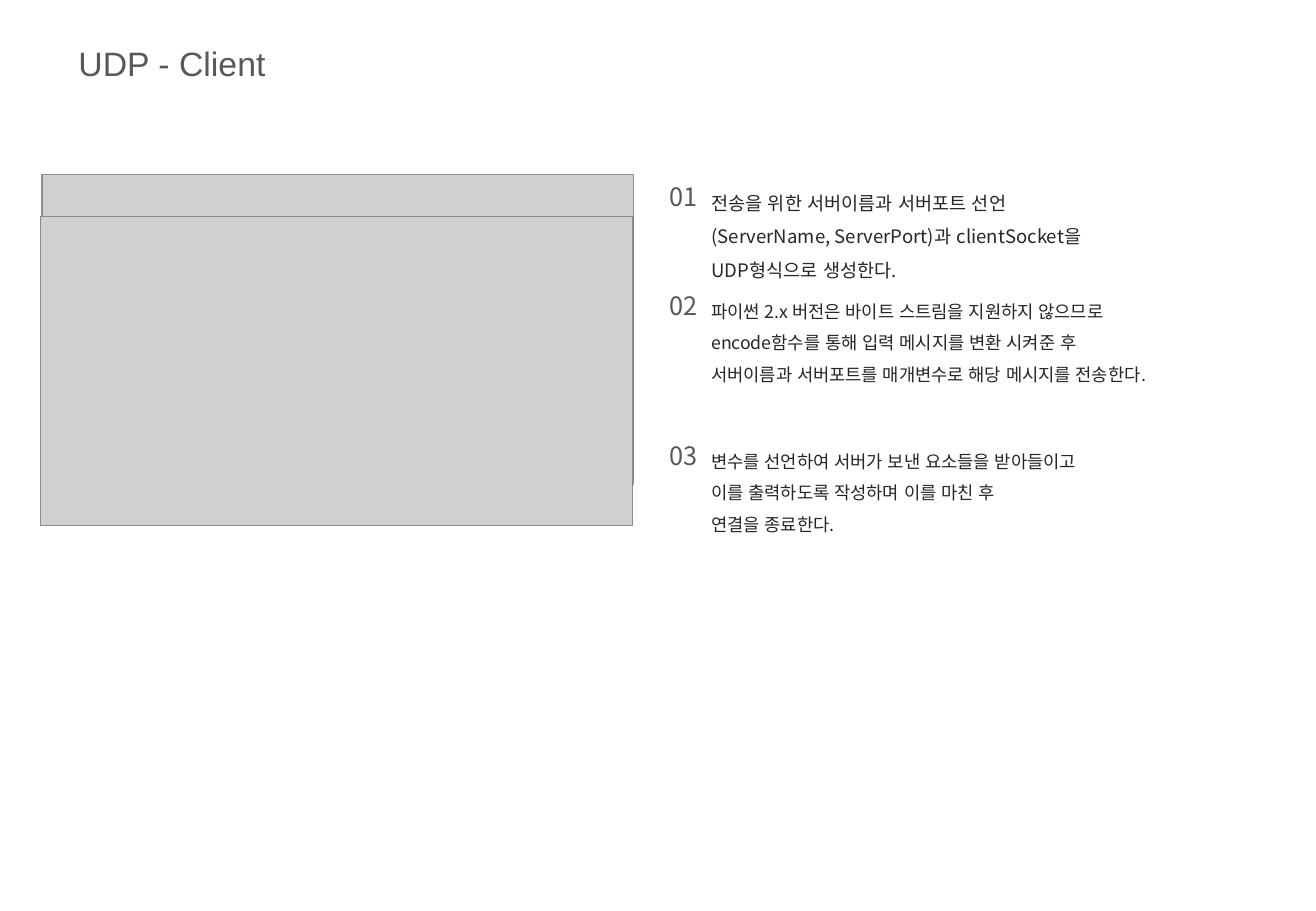
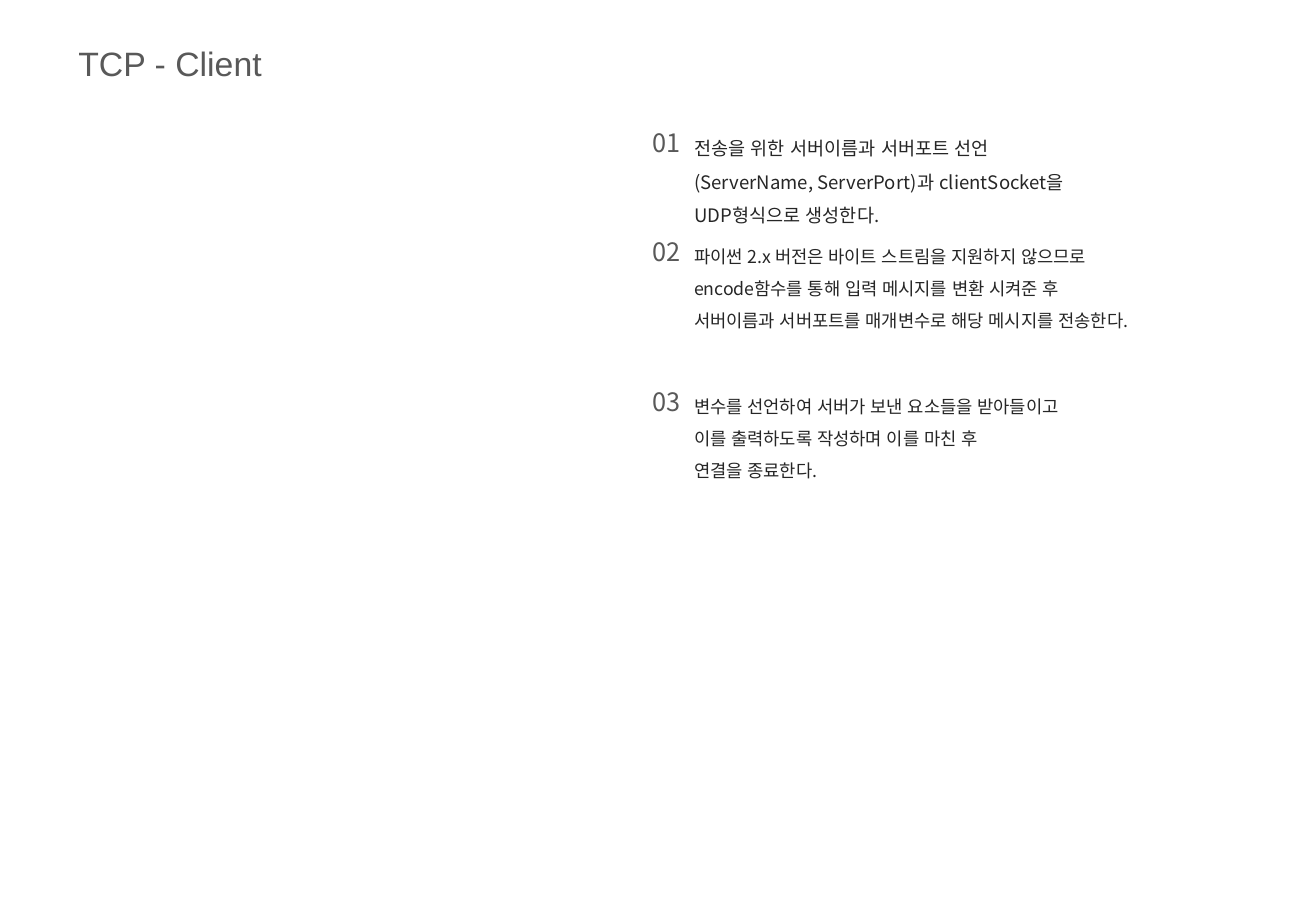
Before and after one commit to ingkoon/2020-s, a slide deck: slide 7 of ComputerNetwork/2-4/20151167 이인재 컴퓨터네트워크 2-4실습 과제(UDP, TCP).pptx (slide 5 before the commit). Drawn at 1316x911 pixels with LibreOffice and Linux fonts; fonts in the diff are those of the drawing; grey boxes stand for pictures; background and template pictures are left out. Boxes give left, top, right and bottom in pixels: in the first picture for what was removed or moved away, otherwise in the second. Text is boxed around its words. In the diff, an @@ line names an element or a change of style, - is before the commit and + after.

```diff
--- a/ComputerNetwork/2-4/20151167 이인재 컴퓨터네트워크 2-4실습 과제(UDP, TCP).pptx
+++ b/ComputerNetwork/2-4/20151167 이인재 컴퓨터네트워크 2-4실습 과제(UDP, TCP).pptx
@@ text at bbox=[78, 51, 261, 77]: text changed @@
-UDP - Client
+TCP - Client
@@ picture removed at bbox=[43, 175, 634, 485] @@
@@ picture removed at bbox=[41, 216, 633, 526] @@
@@ 3 texts: place and size @@
-3 texts at bbox=[711, 194, 1146, 533]
+3 texts at bbox=[694, 139, 1128, 479]
@@ 3 texts: place and size @@
-3 texts at bbox=[670, 187, 698, 466]
+3 texts at bbox=[653, 133, 681, 412]
```
Also in this commit, not shown: 2 slides added, 7 slides removed, 2 other files.
